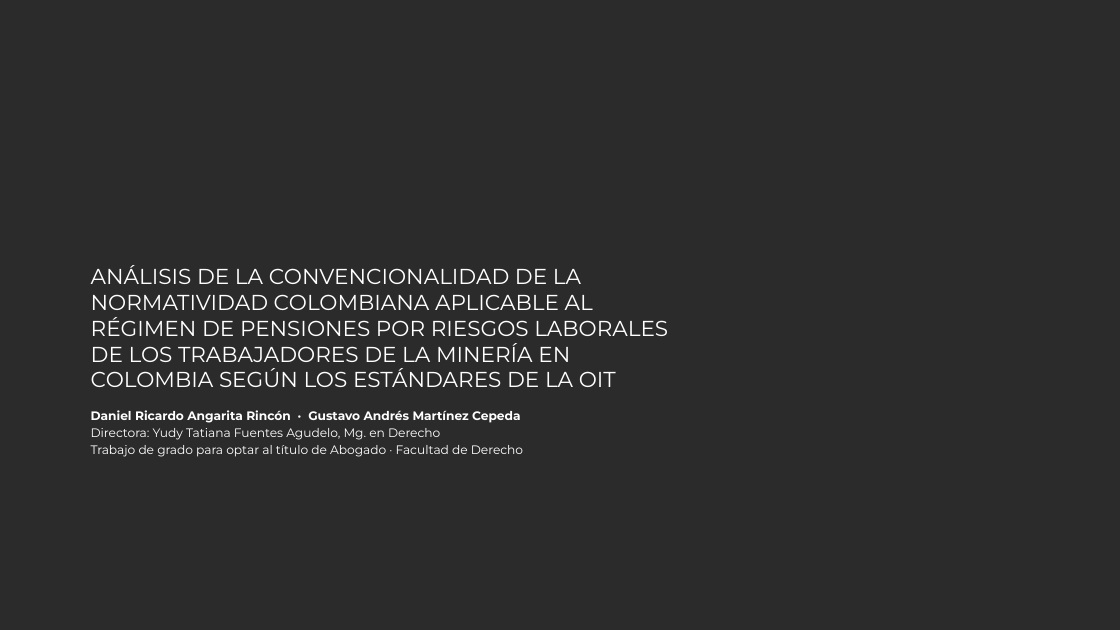
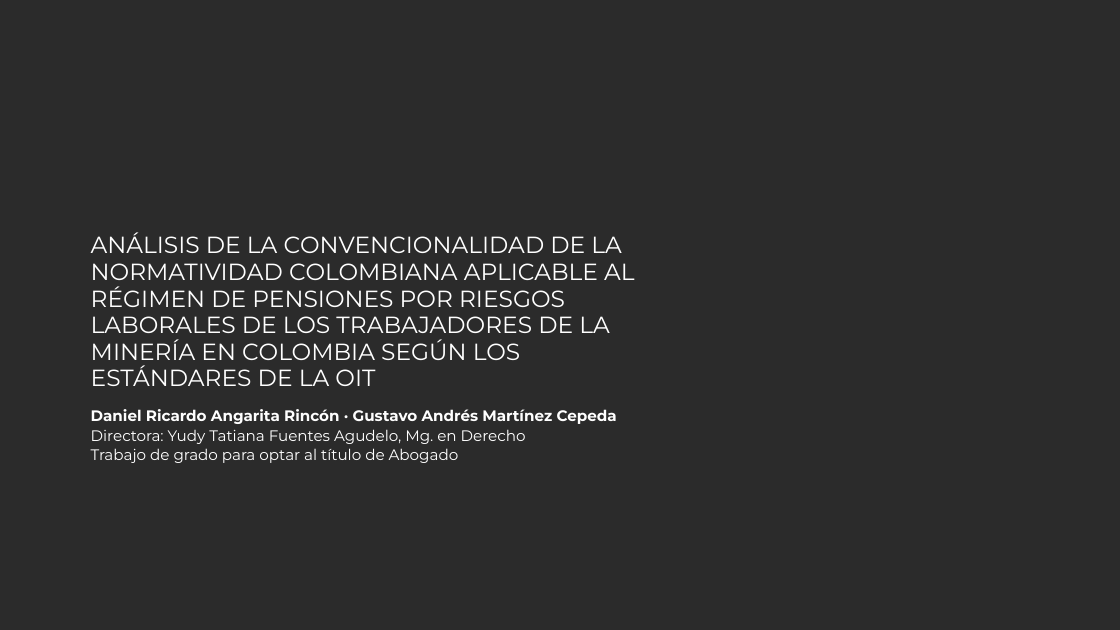
Before and after one commit to davidpinto01222003-jpg/EXTRAPROCESAL, a slide deck: slide 1 of sustentacion/Sustentacion_Pensiones_Riesgos_Laborales_Mineria_UPB.pptx. Drawn at 1120x630 pixels with LibreOffice and Linux fonts; fonts in the diff are those of the drawing; background and template pictures are left out; a plain dark background stands for a picture behind light text. Boxes give left, top, right and bottom in pixels: in the first picture for what was removed or moved away, otherwise in the second. Text is boxed around its words. In the diff, an @@ line names an element or a change of style, - is before the commit and + after.

```diff
--- a/sustentacion/Sustentacion_Pensiones_Riesgos_Laborales_Mineria_UPB.pptx
+++ b/sustentacion/Sustentacion_Pensiones_Riesgos_Laborales_Mineria_UPB.pptx
@@ text "ANÁLISIS DE LA CONVENCIONALIDAD DE ...": place and size @@
-text "ANÁLISIS DE LA CONVENCIONALIDAD DE ..." at (91, 265, 668, 387)
+text "ANÁLISIS DE LA CONVENCIONALIDAD DE ..." at (91, 232, 635, 386)
@@ text "ANÁLISIS DE LA CONVENCIONALIDAD DE ..." at (91, 232, 635, 386): size 18.5 to 20 pt; line spacing 1 to 0.95 @@
@@ text at (91, 409, 617, 444): size 10.5 to 13 pt in "Daniel Ricardo Angarita Rincón · Gustavo Andrés ...", "Directora: Yudy Tatiana Fuentes Agudelo, Mg. en ..."; less space between paragraphs @@
@@ text at (91, 448, 459, 463): text changed; size 10.5 to 13 pt @@
-Trabajo de grado para optar al título de Abogado · Facultad de Derecho
+Trabajo de grado para optar al título de Abogado
```
Also in this commit, not shown: 23 other slides changed, 1 slide added, 1 other file.
